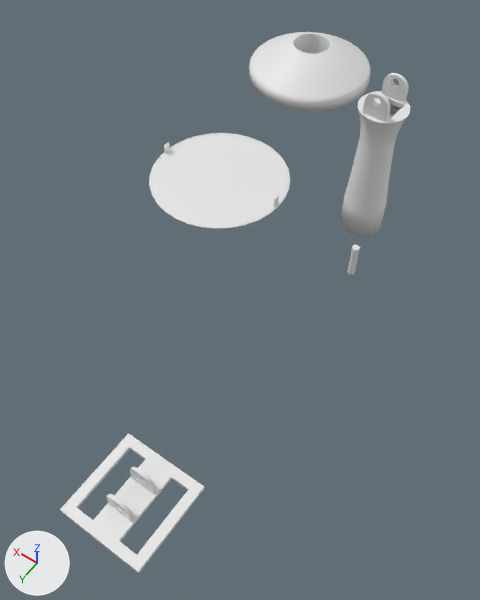
Two versions of the Blender file frame.blend, one commit apart.
Camera for both pictures: a 50 mm camera at (-0.237, 0.611, 0.64) aimed at (0.057, 0.2, -0.006). Lighting does not change. The marker at lower left points along +X, +Y and +Z.

The first picture shows 'base_foot', 'base_head', 'body', 'bolt', 'head'.
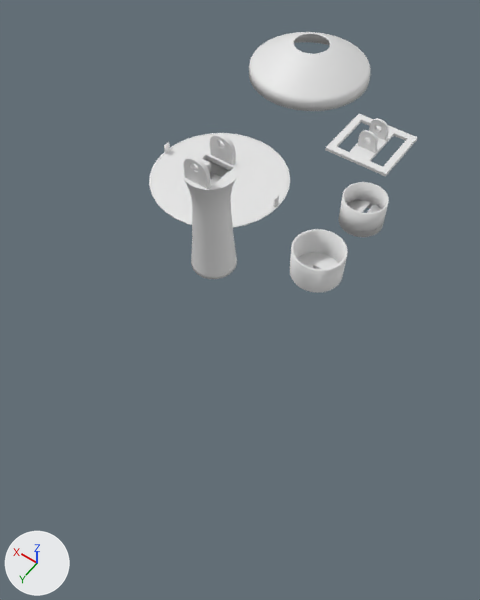
Location of each change, (x1, y1, x2, y2) in pixels of the pictures (480 x 600 px):
'body', reshaped, moved (17% narrower, 10% shorter): before (340, 73, 410, 236); after (181, 133, 239, 279)
'head', moved: before (60, 433, 205, 573); after (325, 114, 418, 176)
'base_head.001', added: after (290, 229, 348, 293)
'body.001', added: after (339, 182, 389, 237)
'bolt', hidden: before (347, 245, 360, 275)
part 1 of me_cylinder, deleted: before (294, 35, 330, 54)
part 2 of me_cylinder_003, deleted: before (340, 200, 386, 236)

The change, as a diff of the scene's bpy script:
```diff
--- a/frame.blend.py
+++ b/frame.blend.py
@@ me_cylinder @@
 # used by ob_base_head; location = (0.237, -0.249, 0.0)
-me_cylinder.from_pydata(...)  # 356 vertices, 337 faces; spans x -0.1..0.1, y -0.1..0.1, z 0.0..0.056
+me_cylinder.from_pydata(...)  # 288 vertices, 256 faces; spans x -0.1..0.1, y -0.1..0.1, z 0.0..0.056
+# me_cylinder part 1
+# 68 vertices are removed from x -0.028..0.028, y -0.028..0.028, z 0.011..0.018
+# 81 faces are deleted
@@ me_cylinder_003 @@
 # used by ob_body; location = (0.0, 0.0, 0.0)
-me_cylinder_003.from_pydata(...)  # 648 vertices, 502 faces; spans x -0.03..0.03, y -0.03..0.03, z 0.0..0.211
+me_cylinder_003.from_pydata(...)  # 580 vertices, 466 faces; spans x -0.03..0.03, y -0.03..0.03, z 0.039..0.211
+# me_cylinder_003 part 2
+# 32 vertices are removed from x -0.028..0.028, y -0.028..0.028, z 0.0
+# 32 faces are deleted
@@ me_cylinder_006 @@
+me_cylinder_006.from_pydata(...)  # 100 vertices, 36 faces; spans x -0.0299..0.0299, y -0.0299..0.0299, z 0.0003..0.0427
+me_cylinder_006.polygons.foreach_set('use_smooth', [True] * 36)
@@ me_cylinder_005 @@
+me_cylinder_005.from_pydata(...)  # 100 vertices, 81 faces; spans x -0.031..0.031, y -0.031..0.031, z 0.0003..0.0464
+me_cylinder_005.polygons.foreach_set('use_smooth', [True] * 81)
@@ ob_body @@
 ob_body = bpy.data.objects.new('body', me_cylinder_003)
-ob_body.location = (0.0, 0.0, 0.0)
+ob_body.location = (0.095, 0.199, 0.0)
 _m = ob_body.modifiers.new('Solidify', 'SOLIDIFY')
@@ ob_head @@
 ob_head = bpy.data.objects.new('head', me_cylinder_001)
-ob_head.location = (-0.006, 0.469, 0.0)
+ob_head.location = (0.065, -0.148, 0.0)
 ob_head.scale = (1.0, 0.772, 1.0)
@@ ob_bolt @@
 _m = ob_bolt.modifiers.new('Solidify', 'SOLIDIFY')
 _m.thickness = 0.003
+ob_bolt.hide_set(True)
@@ ob_body_001 @@
+ob_body_001 = bpy.data.objects.new('body.001', me_cylinder_006)
+ob_body_001.location = (0.0, 0.0, 0.0)
+_m = ob_body_001.modifiers.new('Solidify', 'SOLIDIFY')
+_m.thickness = 0.002
@@ ob_base_head_001 @@
+ob_base_head_001 = bpy.data.objects.new('base_head.001', me_cylinder_005)
+ob_base_head_001.location = (0.0, 0.115, 0.0)
+_m = ob_base_head_001.modifiers.new('Solidify', 'SOLIDIFY')
+_m.thickness = 0.003
```
